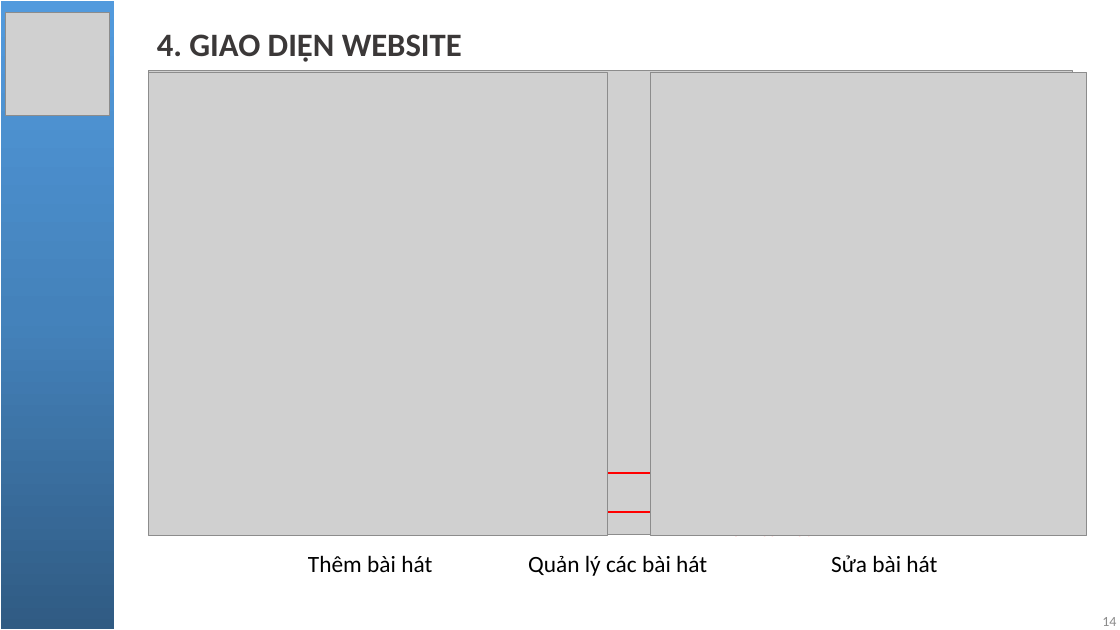
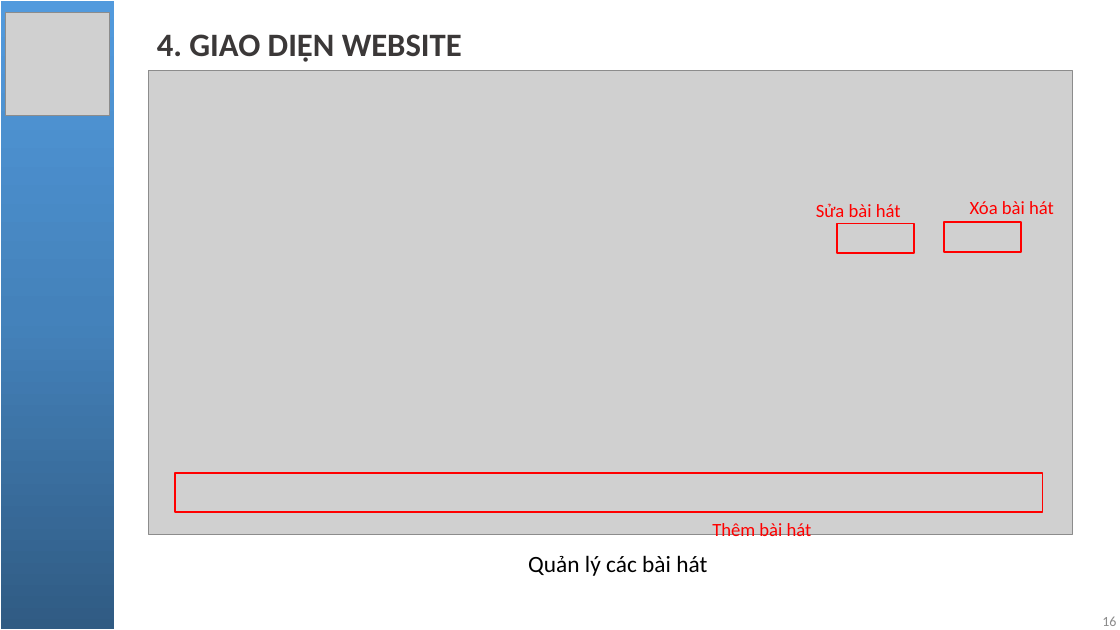
Before and after one commit to NgoQuocBao1010/PHP-Spotify-Clone, a slide deck: slide 16 of pptReport/Báo cáo đồ án.pptx (slide 14 before the commit). Drawn at 1120x630 pixels with LibreOffice and Linux fonts; fonts in the diff are those of the drawing; grey boxes stand for pictures. Boxes give left, top, right and bottom in pixels: in the first picture for what was removed or moved away, otherwise in the second. Text is boxed around its words. In the diff, an @@ line names an element or a change of style, - is before the commit and + after.

```diff
--- a/pptReport/Báo cáo đồ án.pptx
+++ b/pptReport/Báo cáo đồ án.pptx
@@ picture removed at box(149, 72, 607, 536) @@
@@ picture removed at box(651, 72, 1087, 536) @@
@@ text "Sửa bài hát": place and size @@
-text "Sửa bài hát" at box(831, 555, 937, 572)
+text "Sửa bài hát" at box(816, 203, 901, 217)
@@ text "Sửa bài hát" at box(816, 203, 901, 217): size 20 to 16 pt, text colour #000000 to #FF0000 @@
@@ text at box(970, 201, 1054, 214): text changed; size 20 to 16 pt; text colour #000000 to #FF0000 @@
-Thêm bài hát
+Xóa bài hát
@@ rectangle added at box(837, 223, 914, 253), outline #FF0000 1.5 pt @@
@@ rectangle added at box(944, 223, 1022, 252), outline #FF0000 1.5 pt @@
@@ page number at box(1102, 617, 1116, 626): text changed @@
-14
+16
```
Also in this commit, not shown: 3 other slides changed, 4 slides added, 4 other files.
